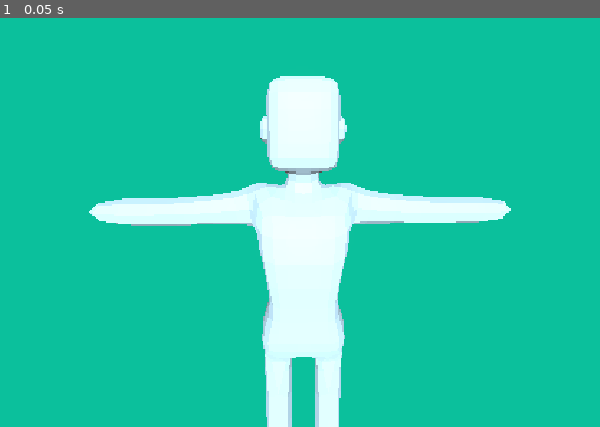
Above: before the commit, frame 1.
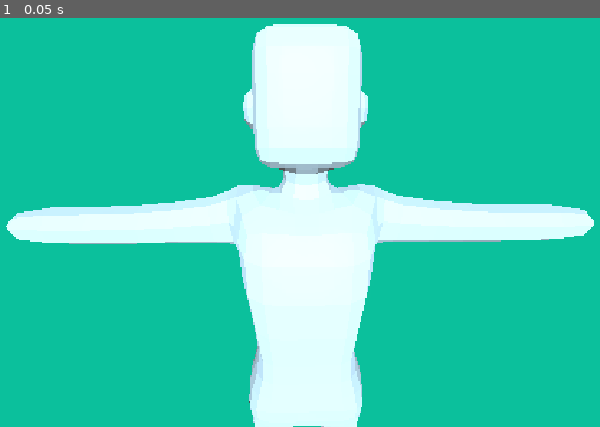
Above: after the commit, the same moment.

Repository: KineticPlex/kinetic-plex-godot
Game: Godot game, scene res://scenes/cube.tscn
The game is run twice, just before and just after one commit, with the same random seed, the same clock (stepped at 60 frames per second) and the same inputs.
Inputs:
- Up to frame 1 (0.05 s): no input

The runs differ from the first frame. In frame 1, 14% of the frame differs, in the area x 1-99%, y 1-100%.

Commit message:
Adjust camera transform in cube scene

Diff:
--- a/scenes/cube.tscn
+++ b/scenes/cube.tscn
@@ -31,4 +31,4 @@
 [node name="Cube" parent="." unique_id=638022482 instance=ExtResource("1_7ufek")]
 
 [node name="Camera3D" type="Camera3D" parent="Cube" unique_id=1740305250]
-transform = Transform3D(0.9998143, 0.0054408726, -0.018488916, -0.0018537204, 0.9820244, 0.18874517, 0.019183503, -0.18867584, 0.98185205, -0.14739674, 2.1308417, 6.5832243)
+transform = Transform3D(0.9998143, 0.0054408726, -0.018488916, -0.0018537204, 0.9820244, 0.18874517, 0.019183503, -0.18867584, 0.98185205, -0.14739674, 1.9236507, 4.675576)
